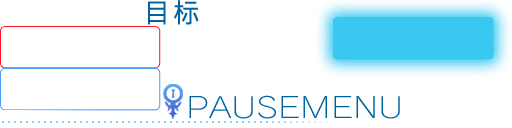
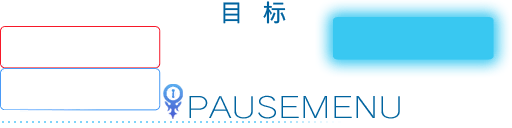
Layers edited between the first and the second 512x128 image:
removed layer "目标" over [148, 0, 199, 25]
added group "目标" with 2 layers above "投降" over [223, 1, 286, 24]
added layer "目 标" in group "目标" over [223, 1, 286, 24]
added group "投降" with 2 layers above "继续" over [148, 0, 199, 25]
added layer "投 降" in group "投降" over [148, 1, 186, 24]
